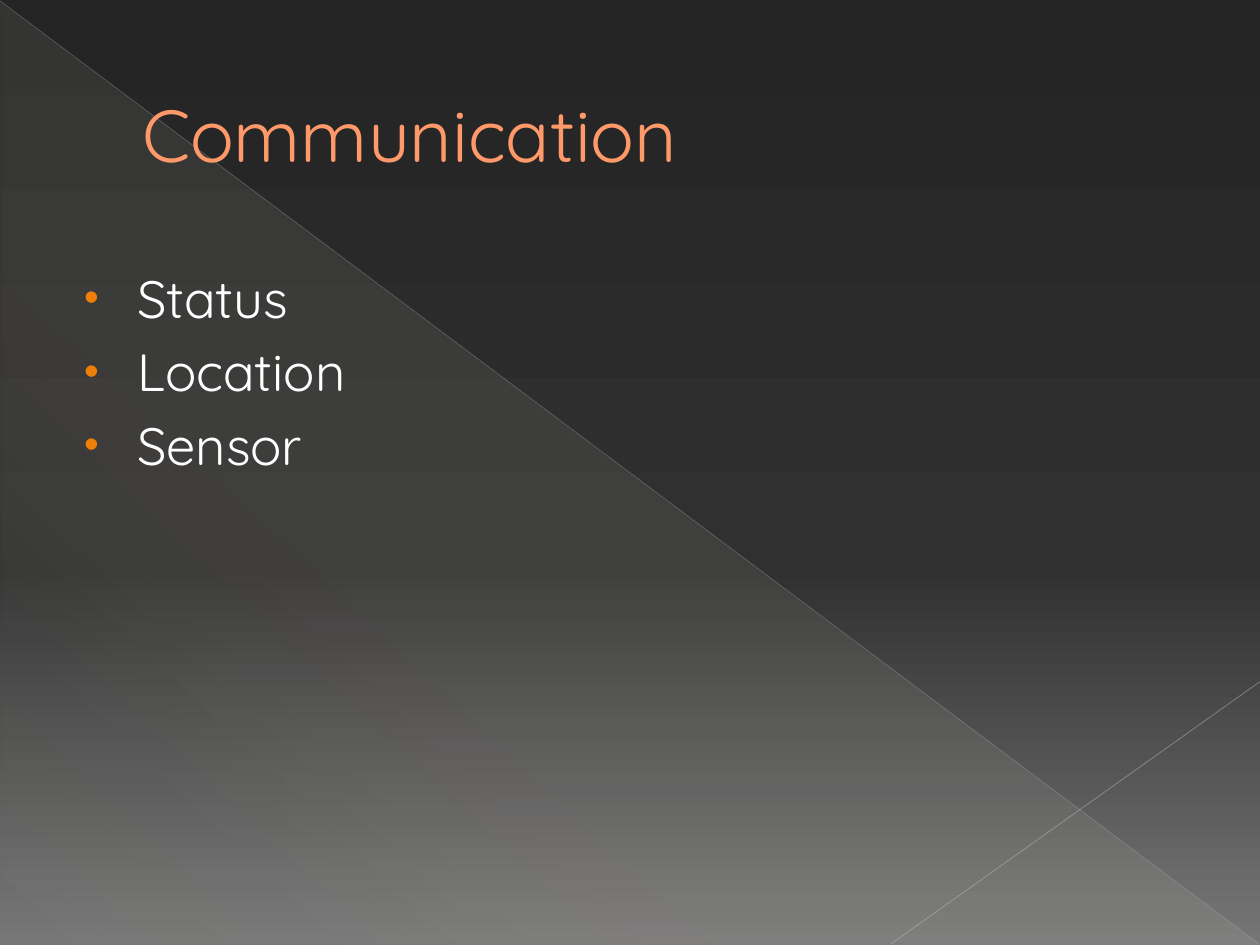
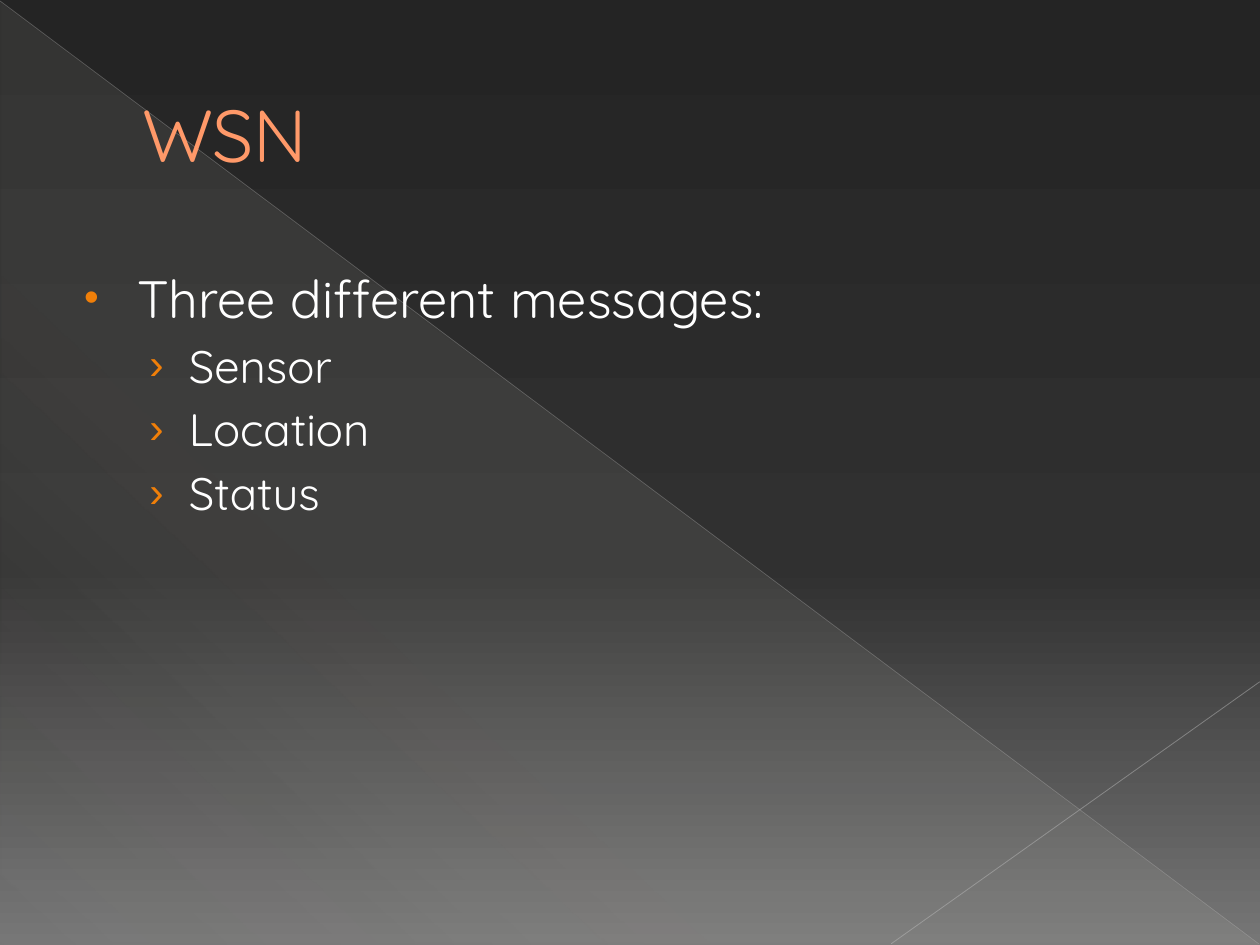
Before and after one commit to michelecorrea3/wsnlocalizationscala, a slide deck: slide 36 of Resources/WSN localization with Senseless framework.pptx (slide 33 before the commit). Drawn at 1260x945 pixels with LibreOffice and Linux fonts; fonts in the diff are those of the drawing. Boxes give left, top, right and bottom in pixels: in the first picture for what was removed or moved away, otherwise in the second. Text is boxed around its words. In the diff, an @@ line names an element or a change of style, - is before the commit and + after.

```diff
--- a/Resources/WSN localization with Senseless framework.pptx
+++ b/Resources/WSN localization with Senseless framework.pptx
@@ title at (x1=142, y1=107, x2=307, y2=181): text changed @@
-Communication
+WSN
@@ text at (x1=137, y1=279, x2=763, y2=447): paragraphs added @@
+• Three different messages:
+  › Sensor
+  › Location
@@ text at (x1=137, y1=354, x2=345, y2=466): paragraphs removed @@
-• Location
-• Sensor
@@ text at (x1=189, y1=477, x2=320, y2=511): size 30 to 26 pt in "Status"; bullet • to ›; list level 1 to 2 in "Status" @@
```
Also in this commit, not shown: 2 other slides changed, 18 slides added, 2 slides removed.
